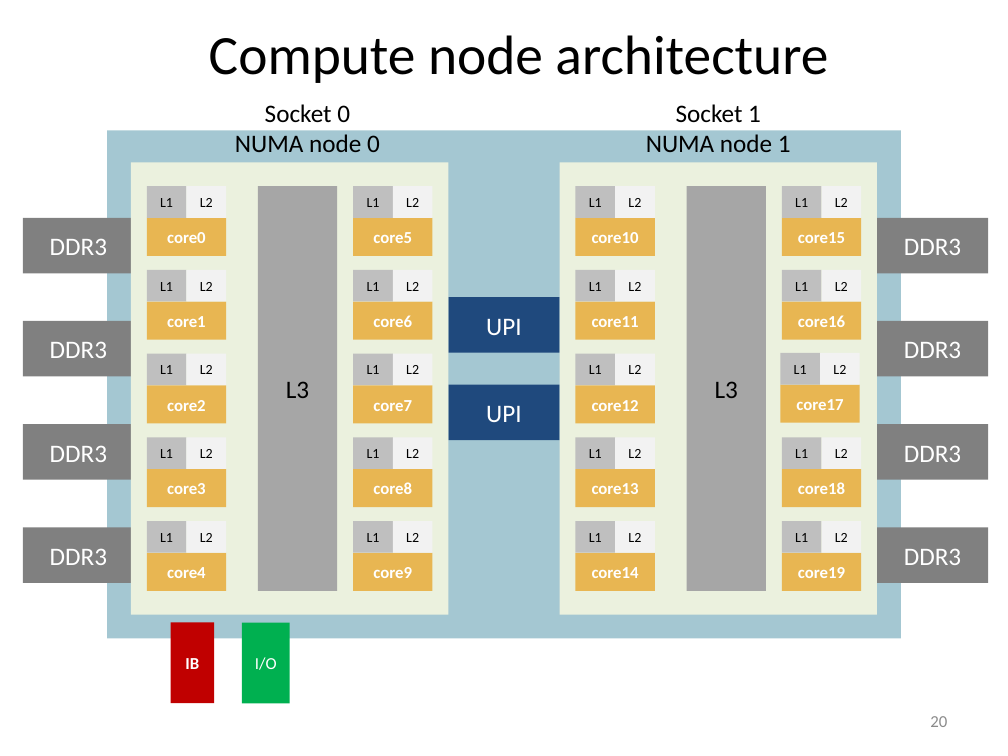
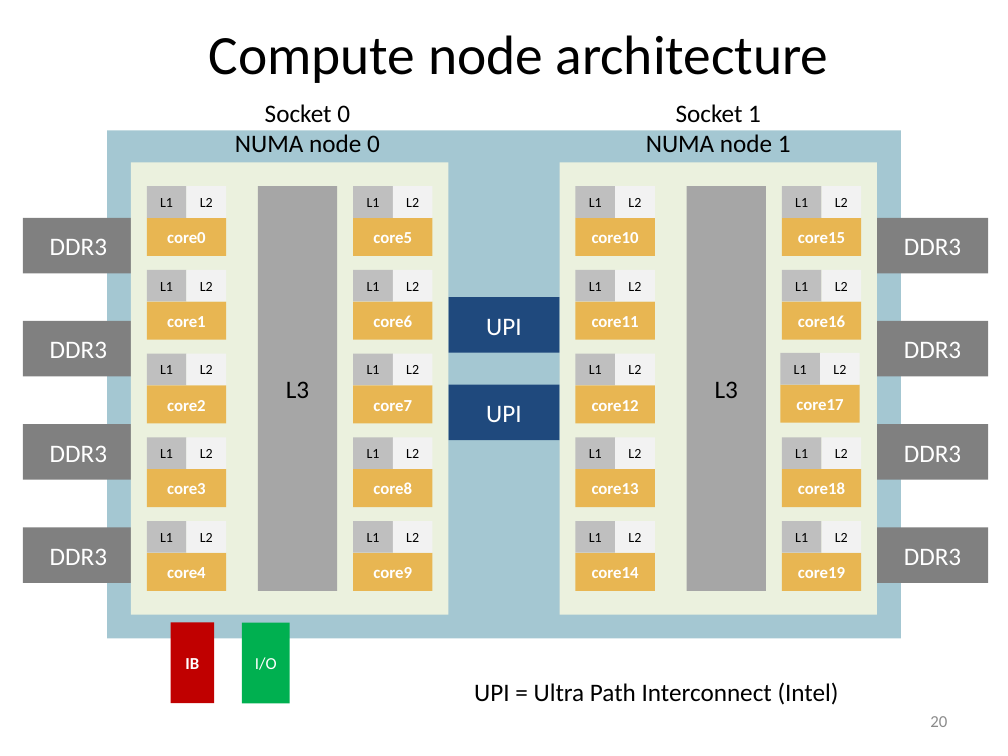
Before and after one commit to gjbex/Code-optimization, a slide deck: slide 20 of code_optimization.pptx. Drawn at 1008x756 pixels with LibreOffice and Linux fonts; fonts in the diff are those of the drawing. Boxes give left, top, right and bottom in pixels: in the first picture for what was removed or moved away, otherwise in the second. Text is boxed around its words. In the diff, an @@ line names an element or a change of style, - is before the commit and + after.

Commit message:
Add explanation for acronym UPI

```diff
--- a/code_optimization.pptx
+++ b/code_optimization.pptx
@@ text added at [474, 682, 839, 705], 18 pt, text #000000 @@
+UPI = Ultra Path Interconnect (Intel)
```
